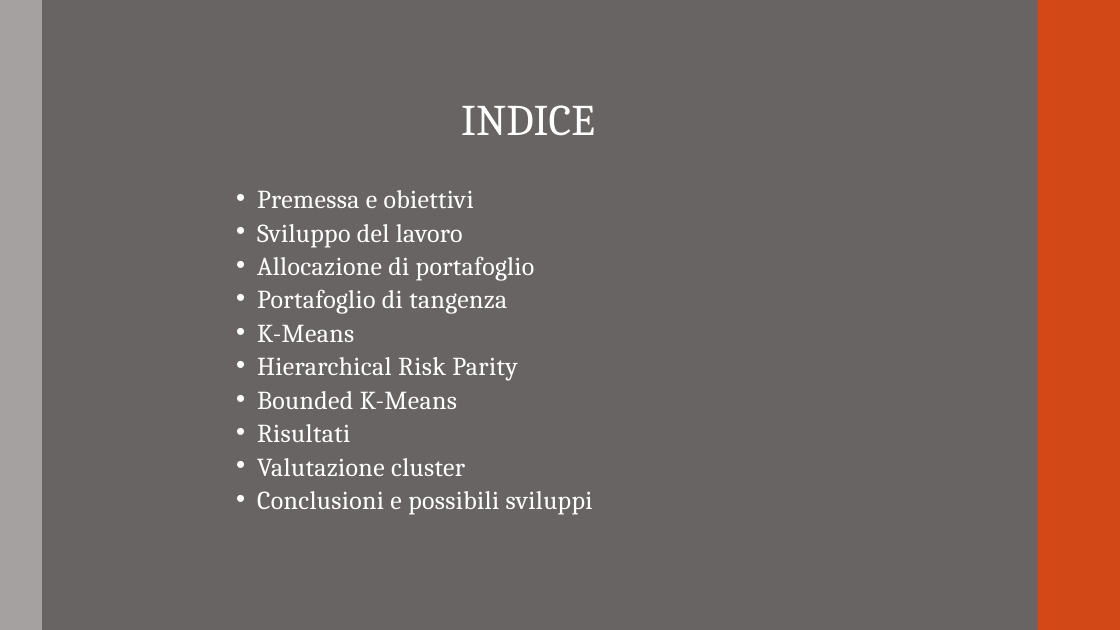
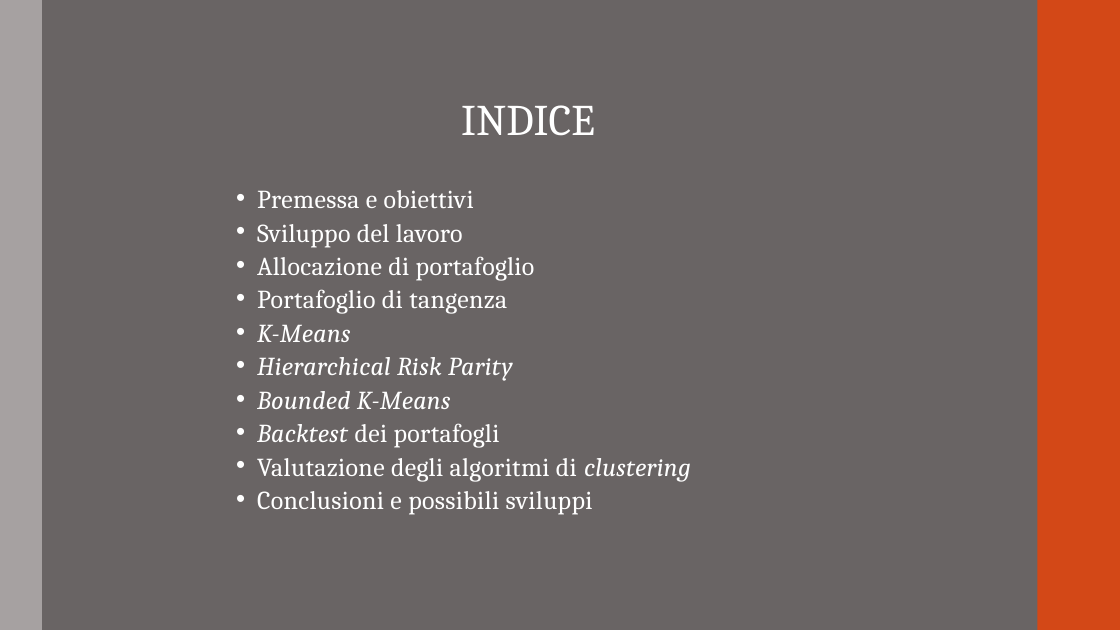
Before and after one commit to GiadaV/PROGETTO-PYTHON, a slide deck: slide 2 of presentazione.pptx. Drawn at 1120x630 pixels with LibreOffice and Linux fonts; fonts in the diff are those of the drawing. Boxes give left, top, right and bottom in pixels: in the first picture for what was removed or moved away, otherwise in the second. Text is boxed around its words. In the diff, an @@ line names an element or a change of style, - is before the commit and + after.

```diff
--- a/presentazione.pptx
+++ b/presentazione.pptx
@@ text at <box>257,324,513,409</box>: italic on in "K-Means", "Hierarchical Risk Parity", "Bounded K-Means" @@
@@ text at <box>257,423,691,482</box>: text changed @@
-• Risultati
-• Valutazione cluster
+• Backtest dei portafogli
+• Valutazione degli algoritmi di clustering
```
Also in this commit, not shown: 3 other slides changed, 4 slides added, 4 slides removed.
